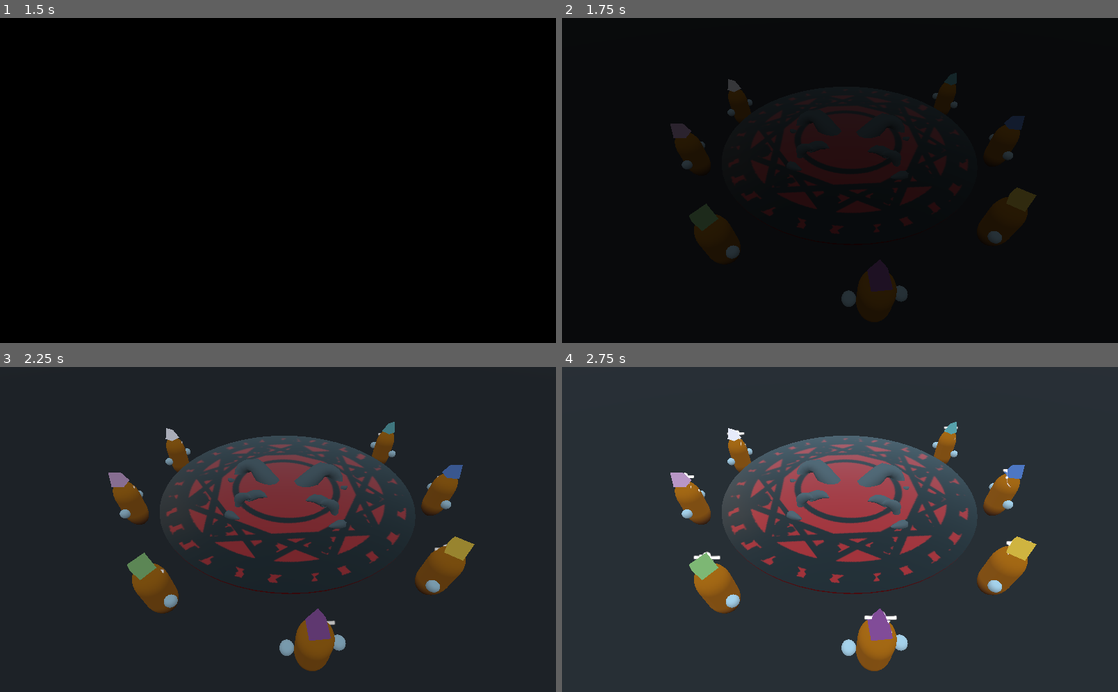
Above: before the commit, frames 1-4 (two rows, left to right).
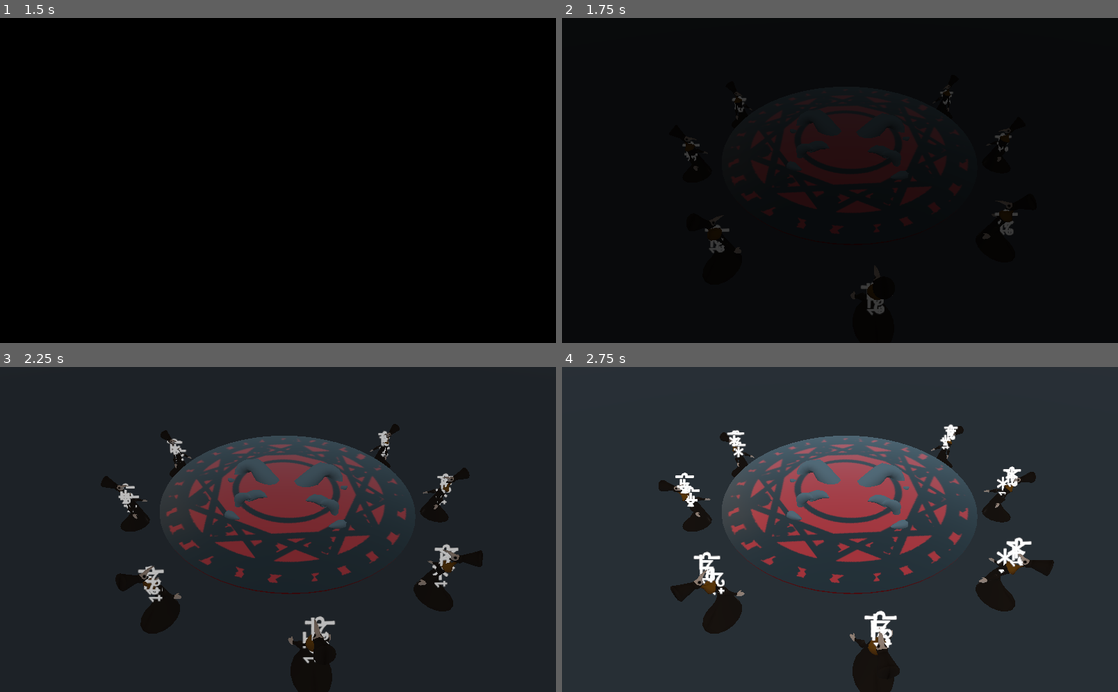
Above: after the commit, the same moments.

Repository: AbeVos/eldee47
Game: Godot game, scene res://scenes/Intro.tscn
The game is run twice, just before and just after one commit, with the same random seed, the same clock (stepped at 60 frames per second) and the same inputs.
Inputs (mouse positions are in pixels of both pictures, inside the frame that each line leads up to):
- Up to frame 1 (1.5 s): tap Enter at 0.5 s; move the mouse to (400, 164) at 0.52 s; click (400, 164) at 0.67 s; drag from (166, 196) to (250, 245) at 1.27 s
- Up to frame 2 (1.75 s): no input
- Up to frame 3 (2.25 s): move the mouse to (333, 458) at 2.02 s; click (333, 458) at 2.17 s
- Up to frame 4 (2.75 s): no input

Frame 1 is identical in both runs. In frame 2, 3.2% of the frame differs, in the area x 19-86%, y 16-92%; in frame 3, 7.3%; in frame 4, 7.5%, in the area x 17-89%, y 16-100%.

Commit message:
Add cultist_model, connect the arm raise and materials

Diff:
--- a/game/scenes/Cultist.tscn
+++ b/game/scenes/Cultist.tscn
@@ -1,50 +1,38 @@
-[gd_scene load_steps=11 format=2]
+[gd_scene load_steps=9 format=2]
 
-[ext_resource path="res://scenes/Arm.tscn" type="PackedScene" id=1]
 [ext_resource path="res://scripts/Cultist.gd" type="Script" id=2]
 [ext_resource path="res://audio/vox_loop_01.wav" type="AudioStream" id=3]
+[ext_resource path="res://scenes/assets/Cultist.tscn" type="PackedScene" id=4]
 [ext_resource path="res://scenes/Note.tscn" type="PackedScene" id=6]
 
-[sub_resource type="CapsuleMesh" id=1]
+[sub_resource type="CapsuleShape" id=1]
+radius = 0.488351
+height = 1.87866
 
-[sub_resource type="SpatialMaterial" id=2]
-
-[sub_resource type="CapsuleShape" id=6]
-radius = 0.524656
-height = 1.40832
-
-[sub_resource type="Curve3D" id=3]
+[sub_resource type="Curve3D" id=2]
 _data = {
 "points": PoolVector3Array(  ),
 "tilts": PoolRealArray(  )
 }
 
-[sub_resource type="PrismMesh" id=4]
+[sub_resource type="PrismMesh" id=3]
 
-[sub_resource type="SpatialMaterial" id=5]
+[sub_resource type="SpatialMaterial" id=4]
 flags_unshaded = true
 
 [node name="Cultist" type="Spatial"]
 script = ExtResource( 2 )
 voice = ExtResource( 3 )
 
-[node name="Left" parent="." instance=ExtResource( 1 )]
-transform = Transform( 1, 0, 0, 0, 1, 0, 0, 0, 1, -0.704584, 0, 0 )
-
-[node name="Right" parent="." instance=ExtResource( 1 )]
-transform = Transform( 1, 0, 0, 0, 1, 0, 0, 0, 1, 0.725942, 0, 0 )
-
-[node name="Body" type="MeshInstance" parent="."]
+[node name="Body" type="Spatial" parent="."]
 transform = Transform( 0.5, 0, 0, 0, -8.14603e-08, -0.8, 0, 0.5, -1.30337e-07, 0, 0, 0 )
-mesh = SubResource( 1 )
-material/0 = SubResource( 2 )
 
 [node name="Area" type="Area" parent="Body"]
 transform = Transform( 2, 0, 0, 0, -3.25843e-07, 2, 0, -1.25, -2.03651e-07, 0, 0, 0 )
 
 [node name="CollisionShape" type="CollisionShape" parent="Body/Area"]
-transform = Transform( 1, 0, 0, 0, -1.62921e-07, -1, 0, 1, -1.62921e-07, 0, 0, 0 )
-shape = SubResource( 6 )
+transform = Transform( 1, 0, 0, 0, -1.62921e-07, -1, 0, 1, -1.62921e-07, 0, 0.133168, 3.21714e-14 )
+shape = SubResource( 1 )
 
 [node name="Tones" type="Spatial" parent="."]
 
@@ -53,18 +41,22 @@
 autoplay = true
 
 [node name="NotePath" type="Path" parent="."]
-curve = SubResource( 3 )
+curve = SubResource( 2 )
 
 [node name="Note" parent="NotePath" instance=ExtResource( 6 )]
 
 [node name="Hat" type="MeshInstance" parent="."]
 transform = Transform( 0.259723, 0, 0, 0, 0.259723, 0, 0, 0, 0.259723, 0.00508595, 1.36917, 0.0019474 )
-mesh = SubResource( 4 )
-material/0 = SubResource( 5 )
+visible = false
+mesh = SubResource( 3 )
+material/0 = SubResource( 4 )
 
 [node name="NoteTimer" type="Timer" parent="."]
 wait_time = 0.7
 autostart = true
+
+[node name="Cultist_model" parent="." instance=ExtResource( 4 )]
+transform = Transform( 5, 0, 0, 0, 5, 0, 0, 0, 5, 0, -1.20486, 0 )
 [connection signal="mouse_entered" from="Body/Area" to="." method="_on_Area_mouse_entered"]
 [connection signal="mouse_exited" from="Body/Area" to="." method="_on_Area_mouse_exited"]
 [connection signal="timeout" from="NoteTimer" to="." method="_on_NoteTimer_timeout"]
--- a/game/scripts/Cultist.gd
+++ b/game/scripts/Cultist.gd
@@ -17,8 +17,8 @@
 var dragging = false
 
 func _ready():
-    var mat = $Body.get_surface_material(0).duplicate(true)
-    $Body.set_surface_material(0, mat)
+    var mat = $Cultist_model/Skeleton/MOD_Cultist.material_override.duplicate(true)
+    $Cultist_model/Skeleton/MOD_Cultist.material_override = mat
 
     current_pitch = null
     current_note = null
@@ -41,7 +41,7 @@
     # set_symbol_target(target)
 
 
-func _process(delta):
+func _process(_delta):
     var screen_dir = get_screen_dir()
     var sensitivity = 1.0 / screen_dir.length()
     screen_dir = screen_dir.normalized()
@@ -59,25 +59,15 @@
     old_pitch_value = dot
     pitch_value = clamp(0.5 * (raw_pitch_value + 1), 0 ,1)
 
-    var position = get_global_transform().origin
+    # var position = get_global_transform().origin
     var elevation = 2 * pitch_value - 1
 
-    $Left.global_transform.origin.y = lerp(
-        $Left.global_transform.origin.y,
-        position.y + elevation,
-        10 * delta
-    )
-    $Right.global_transform.origin.y = lerp(
-        $Right.global_transform.origin.y,
-        position.y + elevation,
-        10 * delta
-    )
-
-    var mat = $Body.get_surface_material(0)
-    mat.albedo_color = Color(
-        1, float(get_pitch(true)) / (Globals.N_PITCHES - 1), 0
-    )
-    $Body.set_surface_material(0, mat)
+    $Cultist_model.raised_val = elevation
+
+    # make those bois a color
+    var mat = $Cultist_model/Skeleton/MOD_Cultist.material_override
+    mat.albedo_color = Color(1, float(get_pitch(true)) / (Globals.N_PITCHES - 1), 0)
+    $Cultist_model/Skeleton/MOD_Cultist.material_override = mat
 
     var pitch = get_pitch(true)
 
